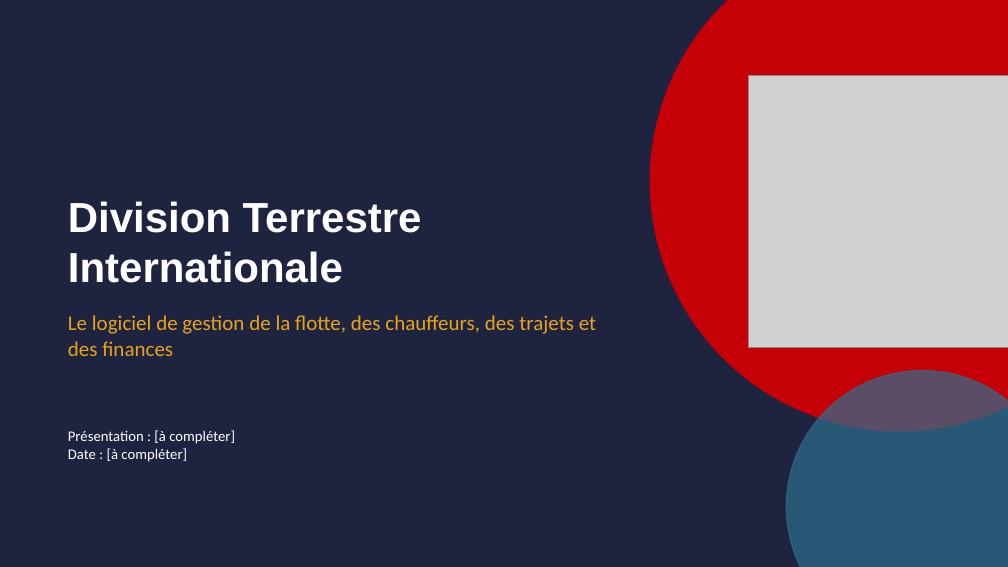
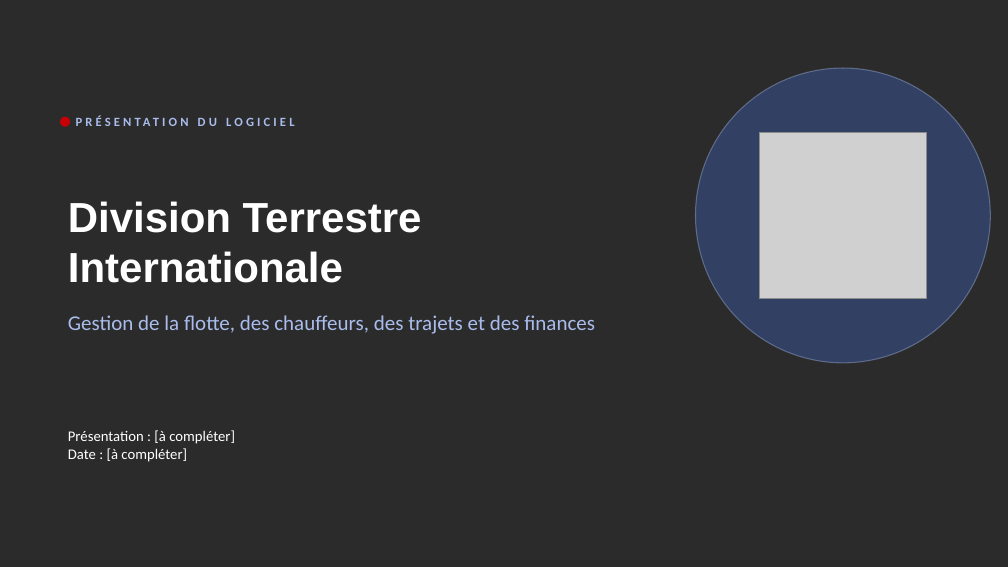
Before and after one commit to meledjearmel/portfolio-assets, a slide deck: slide 1 of formations/dti/presentation-division-terrestre-internationale.pptx. Drawn at 1008x567 pixels with LibreOffice and Linux fonts; fonts in the diff are those of the drawing; grey boxes stand for pictures; background and template pictures are left out; a plain dark background stands for a picture behind light text. Boxes give left, top, right and bottom in pixels: in the first picture for what was removed or moved away, otherwise in the second. Text is boxed around its words. In the diff, an @@ line names an element or a change of style, - is before the commit and + after.

```diff
--- a/formations/dti/presentation-division-terrestre-internationale.pptx
+++ b/formations/dti/presentation-division-terrestre-internationale.pptx
@@ background #1E2340 to picture (left out) @@
@@ ellipse removed at box(650, 0, 1008, 431) @@
@@ ellipse added at box(696, 68, 991, 363), fill #3B5BA9 at 45% opacity, outline #A9BCEB 1 pt @@
@@ ellipse added at box(60, 117, 70, 126), fill #C60007, outline #C60007 1 pt @@
@@ text added at box(76, 110, 529, 134), 12 pt, text #A9BCEB, bold @@
+PRÉSENTATION DU LOGICIEL
@@ picture: place and size @@
-picture at box(749, 76, 1008, 348)
+picture at box(760, 132, 926, 299)
@@ text at box(68, 315, 595, 334): text changed; text colour #E8A317 to #A9BCEB @@
-Le logiciel de gestion de la flotte, des chauffeurs, des trajets et des finances
+Gestion de la flotte, des chauffeurs, des trajets et des finances
@@ ellipse removed at box(786, 371, 1008, 567) @@
```
Also in this commit, not shown: 17 other slides changed, 2 slides added, 1 other file.
